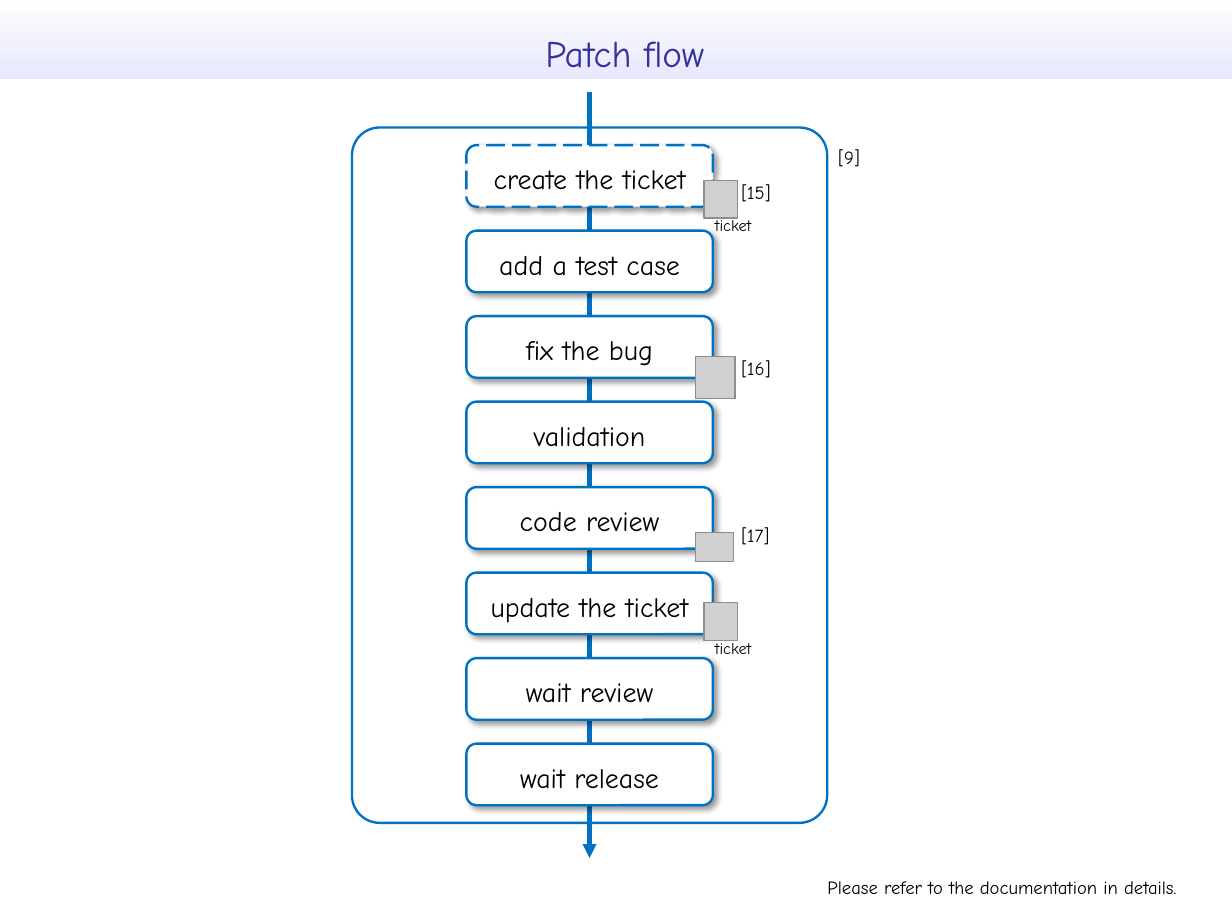
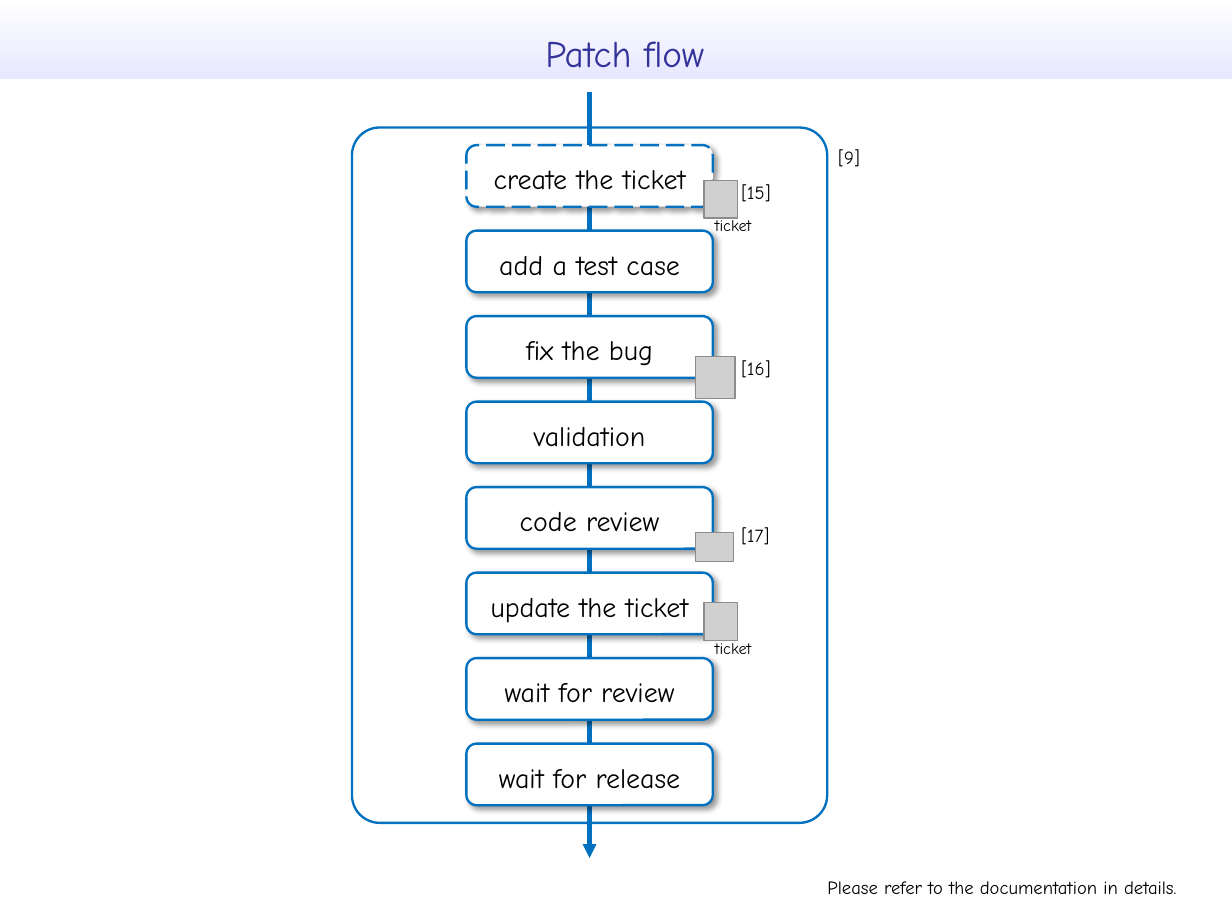
Before and after one commit to takenobu-hs/ghc-development-flow, a slide deck: slide 11 of src/ghc_development_flow.pptx (slide 10 before the commit). Drawn at 1232x924 pixels with LibreOffice and Linux fonts; fonts in the diff are those of the drawing; grey boxes stand for pictures. Boxes give left, top, right and bottom in pixels: in the first picture for what was removed or moved away, otherwise in the second. Text is boxed around its words. In the diff, an @@ line names an element or a change of style, - is before the commit and + after.

```diff
--- a/src/ghc_development_flow.pptx
+++ b/src/ghc_development_flow.pptx
@@ text in rounded rectangle at (505, 683, 674, 703): text changed @@
-wait review
+wait for review
@@ text in rounded rectangle at (499, 769, 681, 789): text changed @@
-wait release
+wait for release
```
Also in this commit, not shown: 6 other slides changed, 1 slide added, 1 other file.
